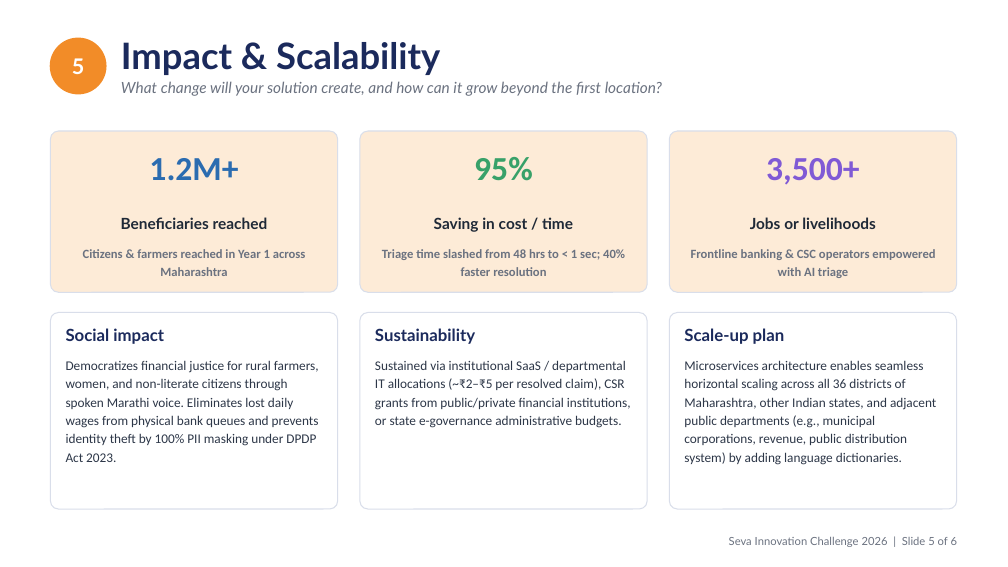
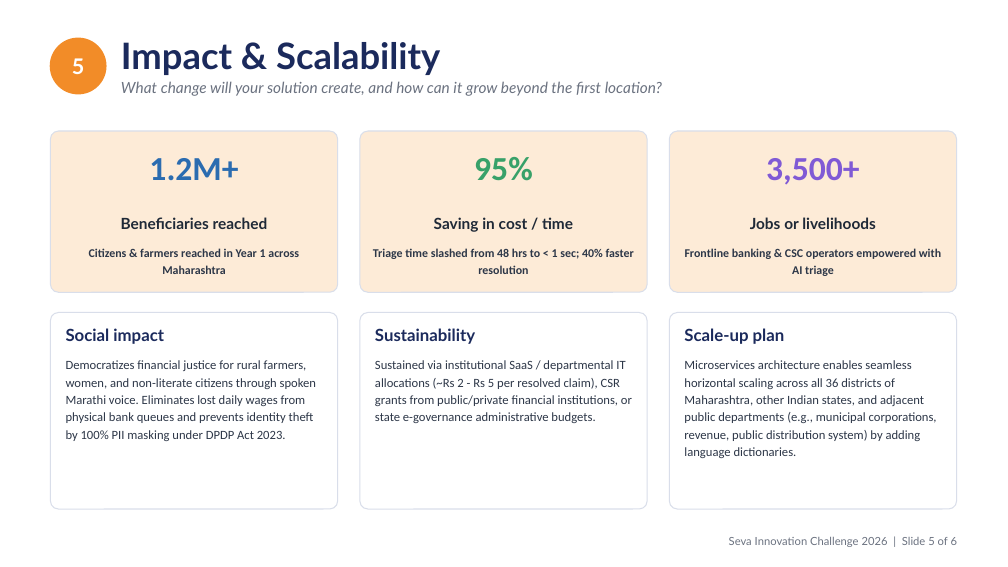
Before and after one commit to Vedantpatil24/grievanceiq, a slide deck: slide 5 of docs/SPIT_Report/Seva_Innovation_Challenge_2026_GrievanceIQ.pptx. Drawn at 1008x567 pixels with LibreOffice and Linux fonts; fonts in the diff are those of the drawing. Boxes give left, top, right and bottom in pixels: in the first picture for what was removed or moved away, otherwise in the second. Text is boxed around its words. In the diff, an @@ line names an element or a change of style, - is before the commit and + after.

```diff
--- a/docs/SPIT_Report/Seva_Innovation_Challenge_2026_GrievanceIQ.pptx
+++ b/docs/SPIT_Report/Seva_Innovation_Challenge_2026_GrievanceIQ.pptx
@@ size 9 to 8.5 pt, text colour #6B7280 to #2D3748 in 3 elements at [89, 248, 299, 274], [373, 248, 634, 274], [685, 248, 941, 276] @@
@@ text "Democratizes financial justice for rural ..." at [66, 360, 316, 441]: size 9.5 to 9 pt @@
@@ text "Microservices architecture enables seamless horizontal ..." at [684, 360, 937, 458]: size 9.5 to 9 pt @@
@@ text at [375, 360, 632, 423]: text changed; size 9.5 to 9 pt @@
-Sustained via institutional SaaS / departmental IT allocations (~₹2–₹5 per resolved claim), CSR grants from public/private financial institutions, or state e-governance administrative budgets.
+Sustained via institutional SaaS / departmental IT allocations (~Rs 2 - Rs 5 per resolved claim), CSR grants from public/private financial institutions, or state e-governance administrative budgets.
```
Also in this commit, not shown: 5 other slides changed, 1 other file.
